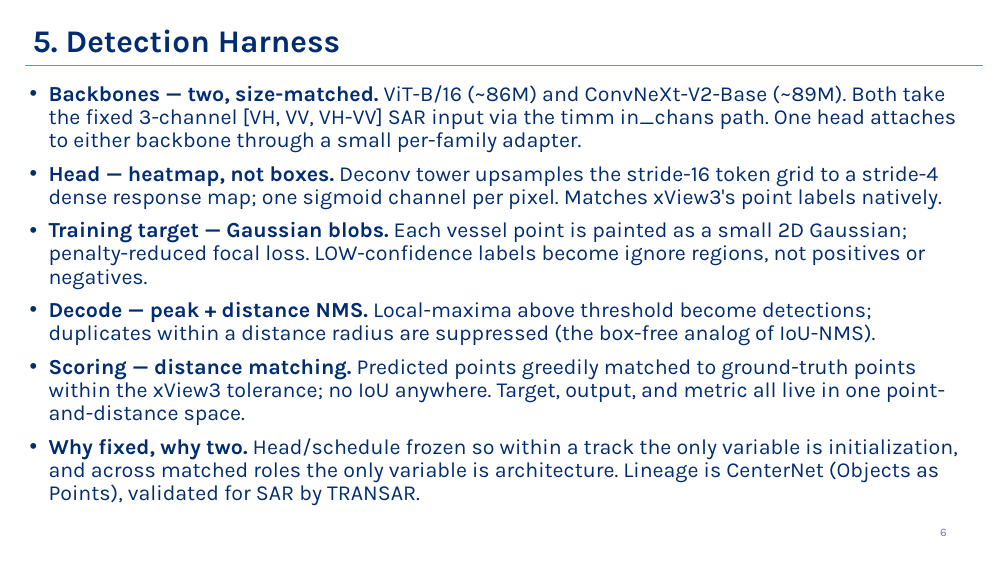
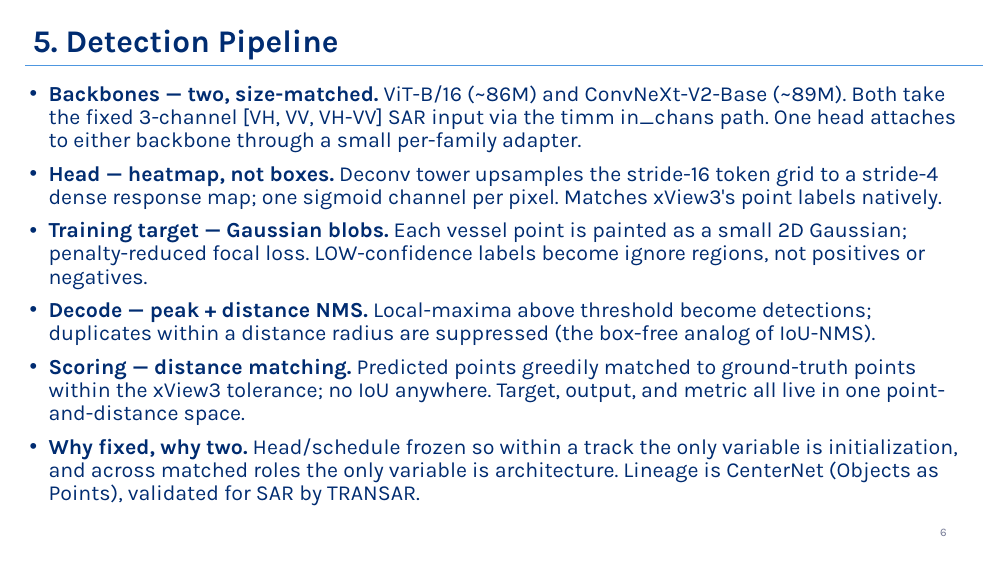
Before and after one commit to jroth1414/SAR-VesselBench, a slide deck: slide 6 of xview3_jhu_pitch_v12.pptx. Drawn at 1008x567 pixels with LibreOffice and Linux fonts; fonts in the diff are those of the drawing; background and template pictures are left out. Boxes give left, top, right and bottom in pixels: in the first picture for what was removed or moved away, otherwise in the second. Text is boxed around its words. In the diff, an @@ line names an element or a change of style, - is before the commit and + after.

Commit message:
docs: rename "harness" -> "detector" / "detection pipeline" (professor feedback)
Per feedback that "harness" misleadingly connotes tool-calling/infrastructure,
rename the shared fixed apparatus across the proposal (+recompiled PDF), the pitch
deck, DEVPLAN, AGENTS, and README. Uses "detector" (and "detection pipeline" for
the training-loop / slide-title sense) rather than the literal suggestion
"architecture", which would collide with the study's "architecture-matched tracks
/ architecture families (ViT vs CNN)" axis. Identifiers renamed consistently:
configs/harness.yaml -> configs/detector.yaml, sprint-3-harness -> sprint-3-detector,
test_harness_immutable -> test_detector_immutable. The detection head stays "head".

Deck edited via XML substitution on the 6 affected slides only (2,4,6,10,11,13);
verified byte-identical to the original in all other parts (98 parts, 8 images
intact) and schema-validated. Also gitignore Office ~$ lock files.

```diff
--- a/xview3_jhu_pitch_v12.pptx
+++ b/xview3_jhu_pitch_v12.pptx
@@ title at (33,29,339,60): text changed @@
-5. Detection Harness
+5. Detection Pipeline
```
Also in this commit, not shown: 5 other slides changed, 6 other files.
